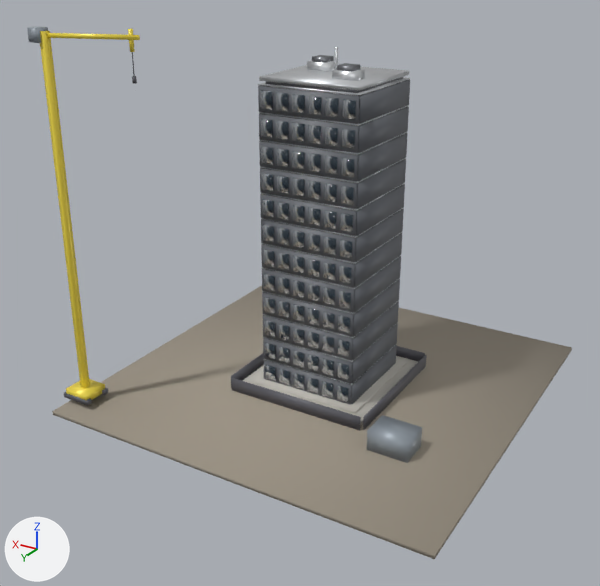
Renders of the Blender file projects/skyscraper/skyscraper.blend from each side of a commit.
The view is the same before and after, from a camera (50 mm lens) standing at (-22.1, 40.7, 25.6) and looking at (0.8, 2.4, 6.5). Lighting does not change. The marker at lower left points along +X, +Y and +Z. The picture after the commit comes second. Both versions are drawn at frame 3549 of the action 'ST_CraneCabAction'; the numbers are the values there.

Before the edit, the objects in view are built like this:
```python
me_st_cranecab = bpy.data.meshes.new('ST_CraneCab')
me_st_cranecab.from_pydata(...)  # a box spanning x -0.35..0.35, y -0.35..0.35, z -0.35..0.35
me_st_cranecab.polygons.foreach_set('use_smooth', [True] * 6)
me_st_cranecab.materials.append(mat_st_constrcab)  # grey #9099a2
me_st_cranetower = bpy.data.meshes.new('ST_CraneTower')
me_st_cranetower.from_pydata(...)  # a box spanning x -0.19..0.19, y -0.19..0.19, z -2.7..2.7
me_st_cranetower.polygons.foreach_set('use_smooth', [True] * 6)
me_st_cranetower.materials.append(mat_st_constryellow)  # yellow #f7df4b
me_st_dirtground = bpy.data.meshes.new('ST_DirtGround')
me_st_dirtground.from_pydata(...)  # a box spanning x -12.0..12.0, y -12.0..12.0, z -0.1..0.1
me_st_dirtground.polygons.foreach_set('use_smooth', [True] * 6)
me_st_dirtground.materials.append(mat_st_dirt)  # grey #9e9586
ob_st_crane = bpy.data.objects.new('ST_Crane', None)
ob_st_crane.location = (11.2, 10.0, 0.32)
ob_st_craneboompivot = bpy.data.objects.new('ST_CraneBoomPivot', None)
ob_st_craneboompivot.parent = ob_st_crane
ob_st_craneboompivot.location = (0.0, 0.0, 20.72)
ob_st_craneboompivot.rotation_euler = (0.0, 0.0, -2.802)  # degrees (0, 0, -161)
ob_st_cranecab = bpy.data.objects.new('ST_CraneCab', me_st_cranecab)
ob_st_cranecab.parent = ob_st_crane
ob_st_cranecab.location = (0.45, 0.0, 20.72)
ob_st_cranetower = bpy.data.objects.new('ST_CraneTower', me_st_cranetower)
ob_st_cranetower.parent = ob_st_crane
ob_st_cranetower.location = (0.0, 0.0, 10.76)
ob_st_cranetower.scale = (1.0, 1.0, 3.76)
ob_st_dirtground = bpy.data.objects.new('ST_DirtGround', me_st_dirtground)
ob_st_dirtground.location = (0.0, 0.0, -0.12)
# also in view: 'ST_N_Windows_F2' at (0.0, 3.1, 2.6); 'ST_CWPanel_9_W' at (-3.0, 0.0, 13.1); 'ST_CWPanel_11_N' at (0.0, 3.0, 16.1); 'ST_CWPanel_6_W' at (-3.0, 0.0, 8.6); 'ST_N_Windows_F8' at (0.0, 3.1, 11.6)
```
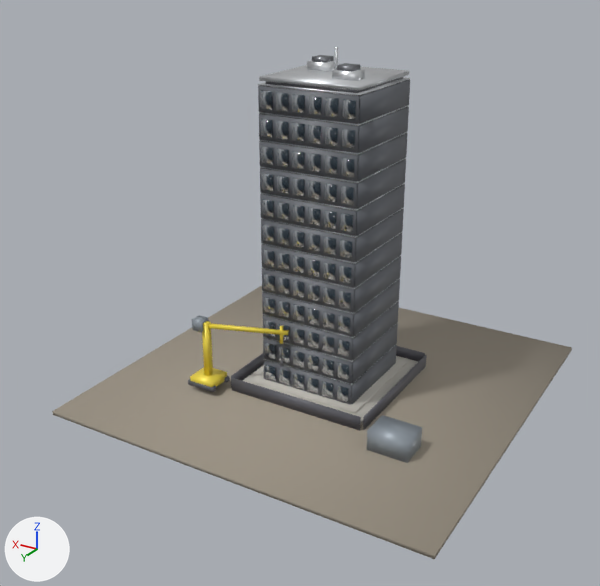
ob_st_crane is not drawn itself; it is the parent of ob_st_cranebase, ob_st_cranetrackl, ob_st_cranetrackr, ob_st_cranetower, ob_st_cranecab, ob_st_craneboompivot.
ob_st_craneboompivot is not drawn itself; it is the parent of ob_st_craneboom, ob_st_craneboom2, ob_st_cranecable, ob_st_cranehook, ob_st_cranepayload.

What changed in the scene script:
```text
Change ob_st_crane:
    ob_st_crane.location: (11.2, 10.0, 0.32) -> (5.8, 5.0, 0.32)
Change ob_st_cranetower:
    ob_st_cranetower.location: (0.0, 0.0, 10.76) -> (0.0, 0.0, 2.35)
    ob_st_cranetower.scale: (1.0, 1.0, 3.76) -> (1.0, 1.0, 0.648)
Change ob_st_cranecab:
    ob_st_cranecab.location: (0.45, 0.0, 20.72) -> (0.45, 0.0, 3.9)
Change ob_st_craneboompivot:
    ob_st_craneboompivot.location: (0.0, 0.0, 20.72) -> (0.0, 0.0, 3.9)
```

What differs and where, as boxes [x1, y1, x2, y2] in the pictures (600 x 586 px):
'ST_CraneTower', moved, rescaled (76% narrower, 84% shorter): before [40, 31, 90, 389]; after [202, 321, 213, 376]
'ST_CraneBase', moved: before [66, 379, 105, 400]; after [190, 367, 227, 387]
'ST_CraneBoom', moved: before [46, 33, 140, 40]; after [208, 324, 289, 335]
'ST_CraneCab', moved: before [27, 27, 48, 43]; after [192, 315, 208, 333]
'ST_CraneTrackL', moved: before [64, 392, 92, 406]; after [188, 379, 217, 392]
'ST_CraneBoom2', moved: before [128, 29, 135, 52]; after [280, 325, 283, 344]
'ST_CraneTrackR', moved: before [102, 388, 108, 395]; after [224, 376, 230, 383]
'ST_CraneHook', moved: before [132, 76, 137, 84]; after [280, 360, 283, 367]
'ST_CraneCable', moved: before [132, 52, 135, 76]; after [281, 344, 282, 361]
